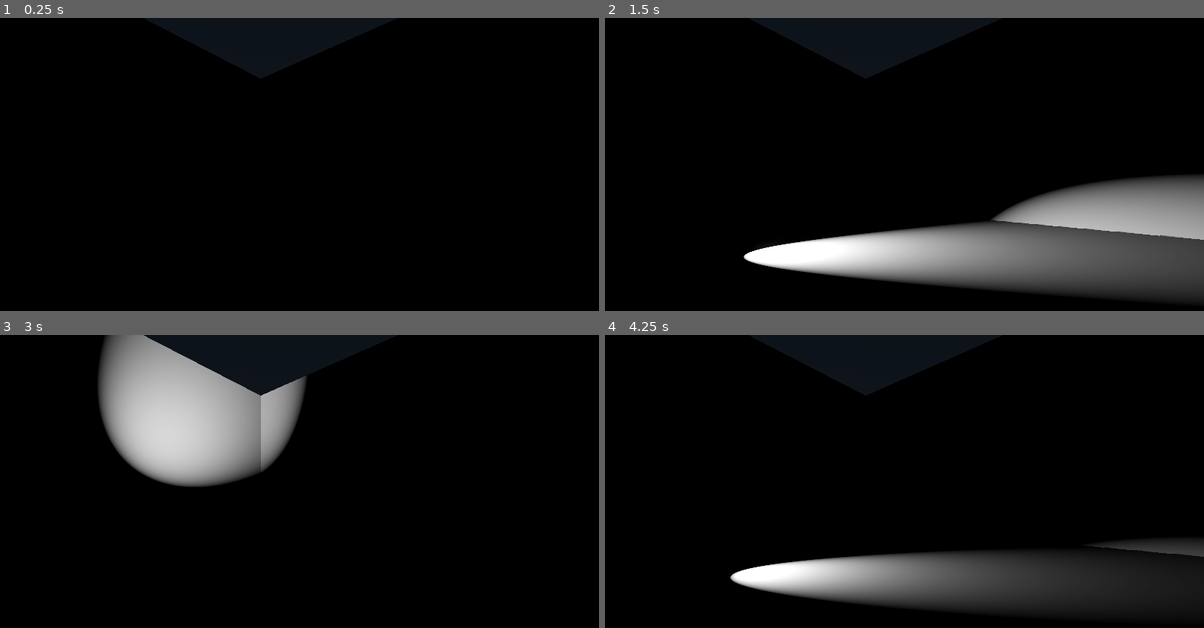
Above: before the commit, frames 1-4 (two rows, left to right).
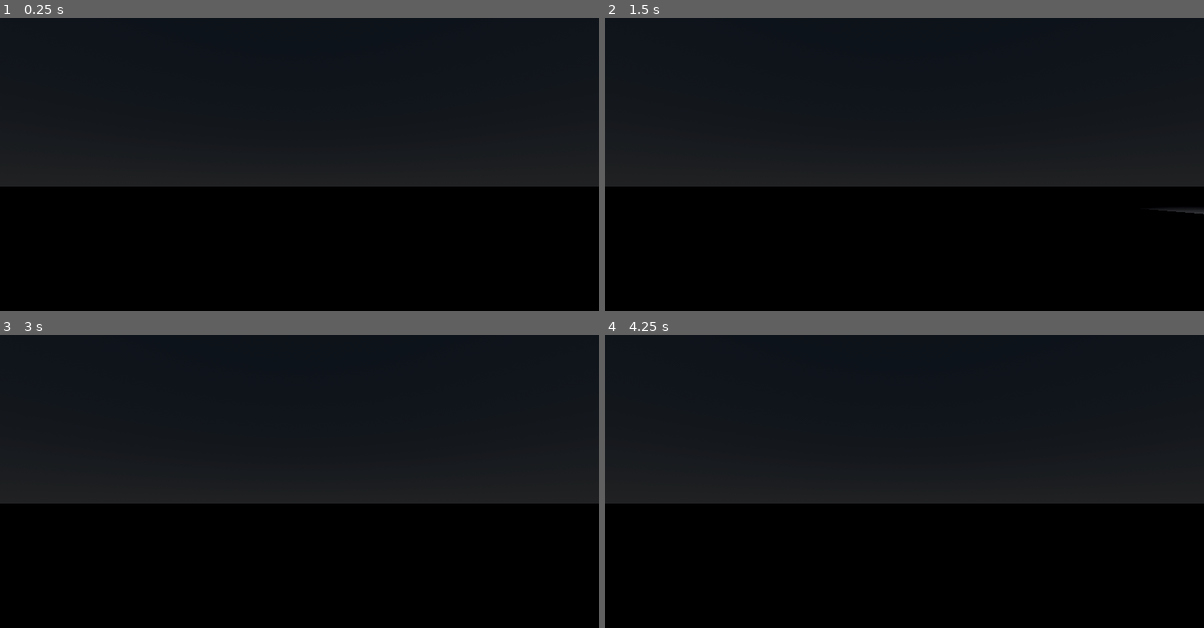
Above: after the commit, the same moments.

Repository: Bigaston/LightShow
Game: Godot game, scene res://scenes/test_scene.tscn
The game is run twice, just before and just after one commit, with the same random seed, the same clock (stepped at 60 frames per second) and the same inputs. This scene is started directly instead of the project's main scene.
Inputs (mouse positions are in pixels of both pictures, inside the frame that each line leads up to):
- Up to frame 1 (0.25 s): no input
- Up to frame 2 (1.5 s): move the mouse to (1036, 170) at 0.52 s; hold S (flying_cam_backward) 0.53-1.25 s; click (1036, 170) at 0.67 s; drag from (784, 202) to (874, 252) at 1.27 s
- Up to frame 3 (3 s): move the mouse to (359, 428) at 2.02 s; hold W (flying_cam_forward) 2.03-2.75 s; click (359, 428) at 2.17 s; tap Enter at 2.75 s; drag from (269, 569) to (119, 452) at 2.77 s
- Up to frame 4 (4.25 s): move the mouse to (1084, 554) at 3.52 s; hold D (flying_cam_right) from 3.53 s (still down); click (1084, 554) at 3.67 s

The runs differ from the first frame. In frame 1, 53% of the frame differs, in the area x 0-100%, y 0-58%; in frame 2, 72%, in the area x 0-100%, y 0-97%; in frame 3, 53%; in frame 4, 66%.

Commit message:
Add ground

Diff:
--- /dev/null
+++ b/objects/ground.tscn
@@ -0,0 +1,25 @@
+[gd_scene load_steps=5 format=3 uid="uid://bykyupejixulv"]
+
+[ext_resource type="Texture2D" uid="uid://u7xn1401jfek" path="res://resources/textures/Prototype/texture_08.png" id="1_p3qft"]
+
+[sub_resource type="StandardMaterial3D" id="StandardMaterial3D_w4egh"]
+albedo_texture = ExtResource("1_p3qft")
+uv1_triplanar = true
+
+[sub_resource type="PlaneMesh" id="PlaneMesh_wkbe3"]
+material = SubResource("StandardMaterial3D_w4egh")
+size = Vector2(1000, 1000)
+
+[sub_resource type="BoxShape3D" id="BoxShape3D_w32je"]
+size = Vector3(1000, 0.5, 1000)
+
+[node name="Ground" type="MeshInstance3D"]
+mesh = SubResource("PlaneMesh_wkbe3")
+
+[node name="StaticBody3D" type="StaticBody3D" parent="."]
+transform = Transform3D(1, 0, 0, 0, 1, 0, 0, 0, 1, 0, -0.25, 0)
+collision_layer = 768
+collision_mask = 0
+
+[node name="CollisionShape3D" type="CollisionShape3D" parent="StaticBody3D"]
+shape = SubResource("BoxShape3D_w32je")
--- /dev/null
+++ b/objects/placable_elements/Structure.gd
@@ -0,0 +1,11 @@
+extends Node3D
+
+
+# Called when the node enters the scene tree for the first time.
+func _ready():
+	pass # Replace with function body.
+
+
+# Called every frame. 'delta' is the elapsed time since the previous frame.
+func _process(delta):
+	pass
--- a/scenes/MainScene.tscn
+++ b/scenes/MainScene.tscn
@@ -1,36 +1,16 @@
-[gd_scene load_steps=10 format=3 uid="uid://3xmpptnmd6wc"]
+[gd_scene load_steps=7 format=3 uid="uid://3xmpptnmd6wc"]
 
-[ext_resource type="Texture2D" uid="uid://u7xn1401jfek" path="res://resources/textures/Prototype/texture_08.png" id="1_2ktel"]
 [ext_resource type="Script" path="res://scenes/MainScene.gd" id="1_wkvf4"]
+[ext_resource type="PackedScene" uid="uid://bykyupejixulv" path="res://objects/ground.tscn" id="2_05cdj"]
 [ext_resource type="PackedScene" uid="uid://c77cqyhql034w" path="res://objects/cameras/FlyingCamera.tscn" id="2_jxigl"]
 [ext_resource type="Script" path="res://scripts/proto/PlacableElement.gd" id="4_qjkxm"]
 [ext_resource type="Resource" uid="uid://bkfjcwx3b5npc" path="res://resources/custom/PlacableElements.tres" id="5_ypet5"]
 [ext_resource type="Script" path="res://scripts/placable_elements/PlacableContainer.gd" id="6_qcfji"]
 
-[sub_resource type="StandardMaterial3D" id="StandardMaterial3D_w4egh"]
-albedo_texture = ExtResource("1_2ktel")
-uv1_triplanar = true
-
-[sub_resource type="PlaneMesh" id="PlaneMesh_wkbe3"]
-material = SubResource("StandardMaterial3D_w4egh")
-size = Vector2(1000, 1000)
-
-[sub_resource type="BoxShape3D" id="BoxShape3D_w32je"]
-size = Vector3(1000, 0.5, 1000)
-
 [node name="MainScene" type="Node3D"]
 script = ExtResource("1_wkvf4")
 
-[node name="Ground" type="MeshInstance3D" parent="."]
-mesh = SubResource("PlaneMesh_wkbe3")
-
-[node name="StaticBody3D" type="StaticBody3D" parent="Ground"]
-transform = Transform3D(1, 0, 0, 0, 1, 0, 0, 0, 1, 0, -0.25, 0)
-collision_layer = 768
-collision_mask = 0
-
-[node name="CollisionShape3D" type="CollisionShape3D" parent="Ground/StaticBody3D"]
-shape = SubResource("BoxShape3D_w32je")
+[node name="Ground" parent="." instance=ExtResource("2_05cdj")]
 
 [node name="FlyingCamera" parent="." instance=ExtResource("2_jxigl")]
 transform = Transform3D(1, 0, 0, 0, 1, 0, 0, 0, 1, 0, 0.697768, 0.781563)
--- a/scenes/test_scene.tscn
+++ b/scenes/test_scene.tscn
@@ -1,6 +1,8 @@
-[gd_scene load_steps=10 format=3 uid="uid://v30ikj67ys62"]
+[gd_scene load_steps=12 format=3 uid="uid://v30ikj67ys62"]
 
 [ext_resource type="PackedScene" uid="uid://cr1arqkchrm1h" path="res://objects/placable_elements/Lyre.tscn" id="1_wkpo5"]
+[ext_resource type="Script" path="res://objects/placable_elements/Structure.gd" id="2_ymnap"]
+[ext_resource type="PackedScene" uid="uid://bykyupejixulv" path="res://objects/ground.tscn" id="3_5dhwy"]
 
 [sub_resource type="ProceduralSkyMaterial" id="ProceduralSkyMaterial_kxehk"]
 sky_horizon_color = Color(0.64625, 0.65575, 0.67075, 1)
@@ -101,6 +103,7 @@
 transform = Transform3D(0.790102, 0, 0.612976, 0, 1, 0, -0.612976, 0, 0.790102, 1.10855, 0.918574, 0.542892)
 
 [node name="Area" type="Node3D" parent="."]
+visible = false
 
 [node name="MeshInstance3D" type="MeshInstance3D" parent="Area"]
 mesh = SubResource("BoxMesh_ucdej")
@@ -128,3 +131,8 @@
 transform = Transform3D(1, 0, 0, 0, 1, 0, 0, 0, 1, -2.41294, 0, 0)
 pan = 136.447
 tilt = -103.553
+
+[node name="Structure" type="Node3D" parent="."]
+script = ExtResource("2_ymnap")
+
+[node name="Ground" parent="." instance=ExtResource("3_5dhwy")]
